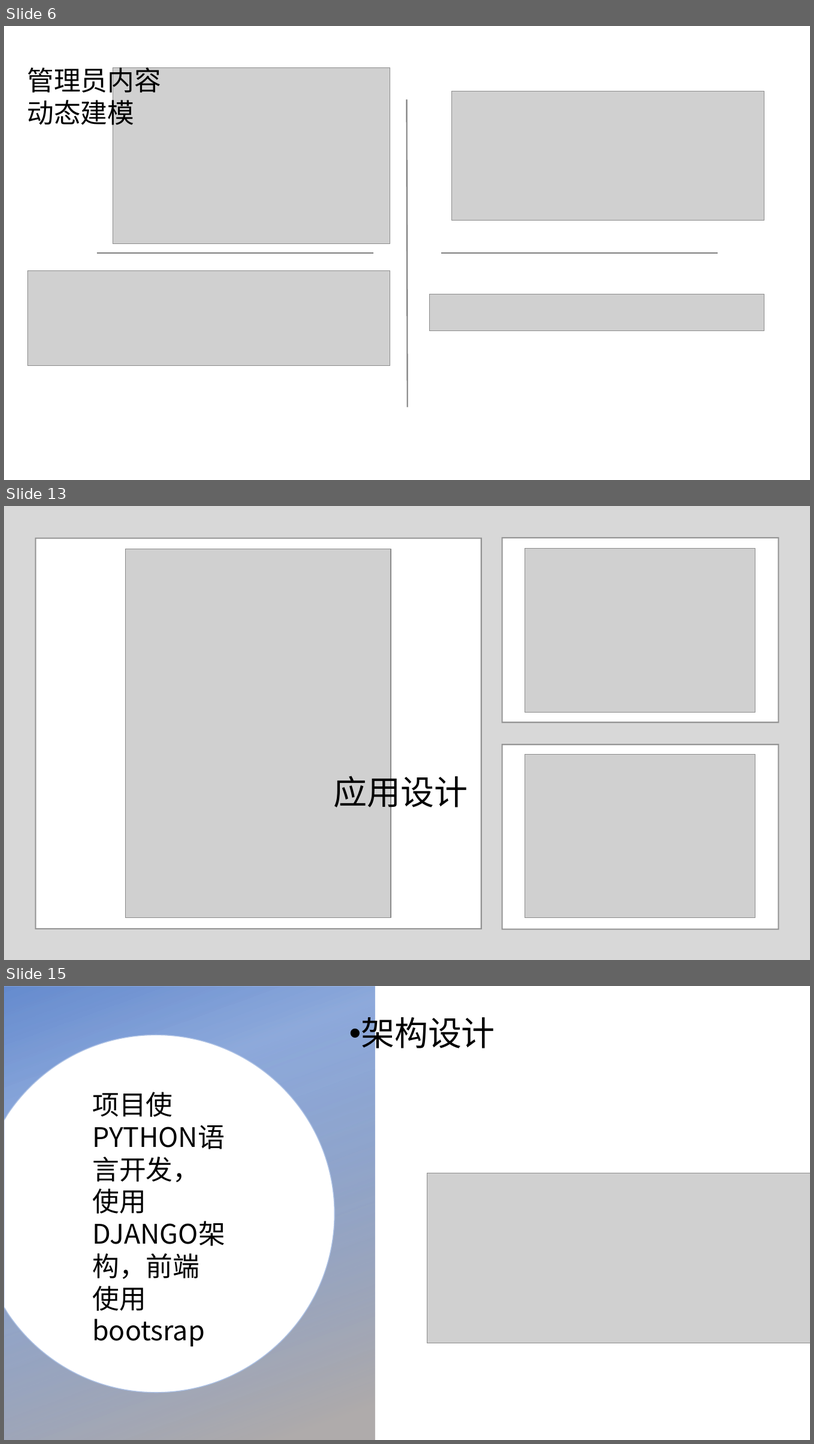
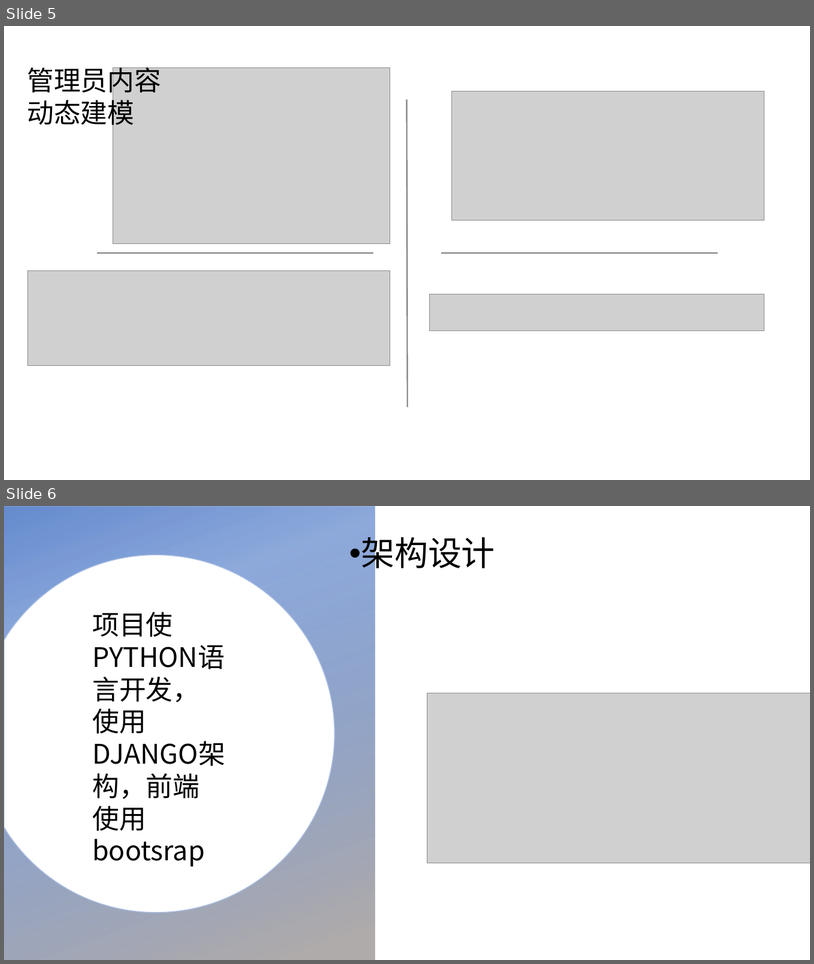
Before and after one commit to hua8631/XDU_WEB_2021_Project_014, a slide deck: 演示ppt.pptx. Shown one above the other, each under a label of ours: slides 6, 13 and 15 before the commit, slides 5 and 6 after it; the slides between them are not shown. The pictures are 814x1444 and 814x964 pixels, drawn with LibreOffice and Linux fonts; fonts in the diff are those of the drawing; grey boxes stand for pictures; background and template pictures are left out. Boxes give left, top, right and bottom in pixels: in the first picture for what was removed or moved away, otherwise in the second. Text is boxed around its words. In the diff, an @@ line names an element or a change of style, - is before the commit and + after.

```diff
--- a/演示ppt.pptx
+++ b/演示ppt.pptx
@@ slide 13 removed at (x1=4, y1=506, x2=810, y2=960), background #FFFFFF @@
@@ rectangle removed at (x1=4, y1=506, x2=810, y2=960) @@
@@ rectangle removed at (x1=35, y1=538, x2=482, y2=928) @@
@@ rectangle removed at (x1=503, y1=538, x2=779, y2=723) @@
@@ picture removed at (x1=126, y1=549, x2=391, y2=918) @@
@@ picture removed at (x1=525, y1=549, x2=756, y2=712) @@
@@ rectangle removed at (x1=503, y1=744, x2=779, y2=929) @@
@@ picture removed at (x1=525, y1=754, x2=756, y2=918) @@
@@ text removed at (x1=334, y1=770, x2=468, y2=813) @@
-应用设计
@@ what was slide 6 is now slide 5 @@
@@ what was slide 15 is now slide 6 @@
```
Also in this commit, not shown: 4 slides added, 9 other slides removed, 4 other files.
